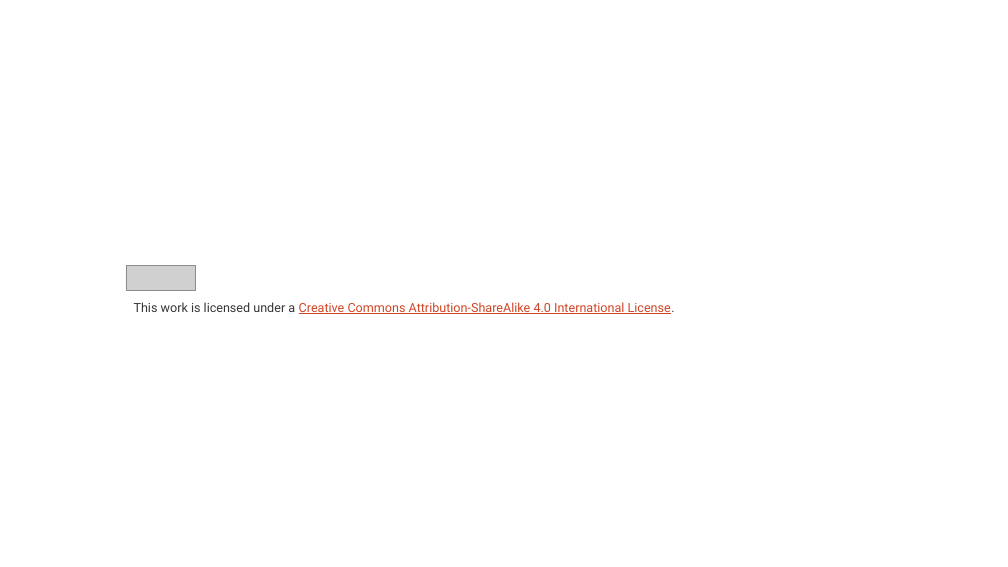
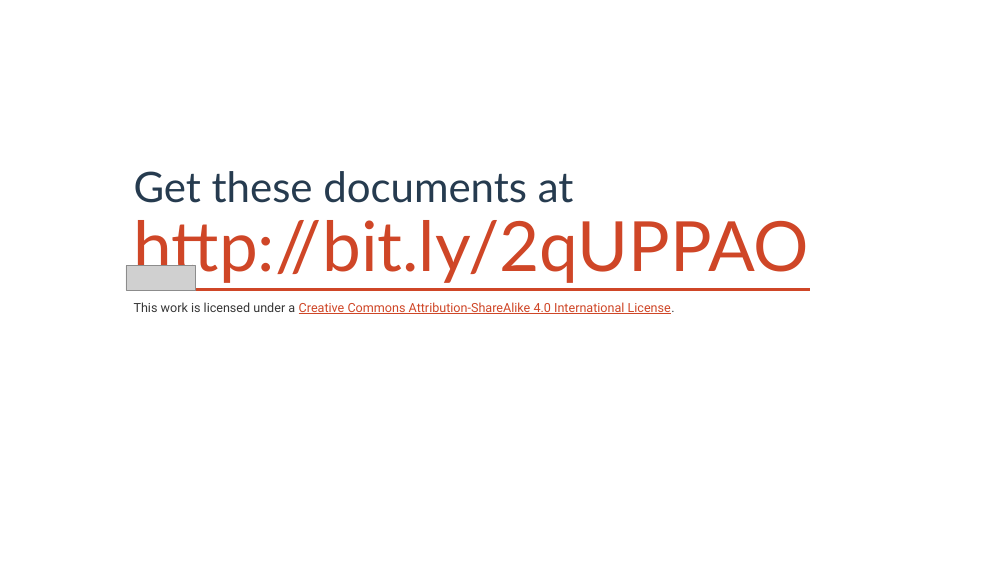
Before and after one commit to DavidSabine/The-Art-of-Agile-Product-Documentation, a slide deck: slide 2 of assets/The Art of Agile Documentation — Presentation — by David Sabine.pptx. Drawn at 1008x567 pixels with LibreOffice and Linux fonts; fonts in the diff are those of the drawing; grey boxes stand for pictures; background and template pictures are left out. Boxes give left, top, right and bottom in pixels: in the first picture for what was removed or moved away, otherwise in the second. Text is boxed around its words. In the diff, an @@ line names an element or a change of style, - is before the commit and + after.

Commit message:
Added link on 2nd slide

```diff
--- a/assets/The Art of Agile Documentation — Presentation — by David Sabine.pptx
+++ b/assets/The Art of Agile Documentation — Presentation — by David Sabine.pptx
@@ title added at box(134, 171, 810, 284), 66 pt, text #CF4627, underline @@
+Get these documents at http://bit.ly/2qUPPAO
```
